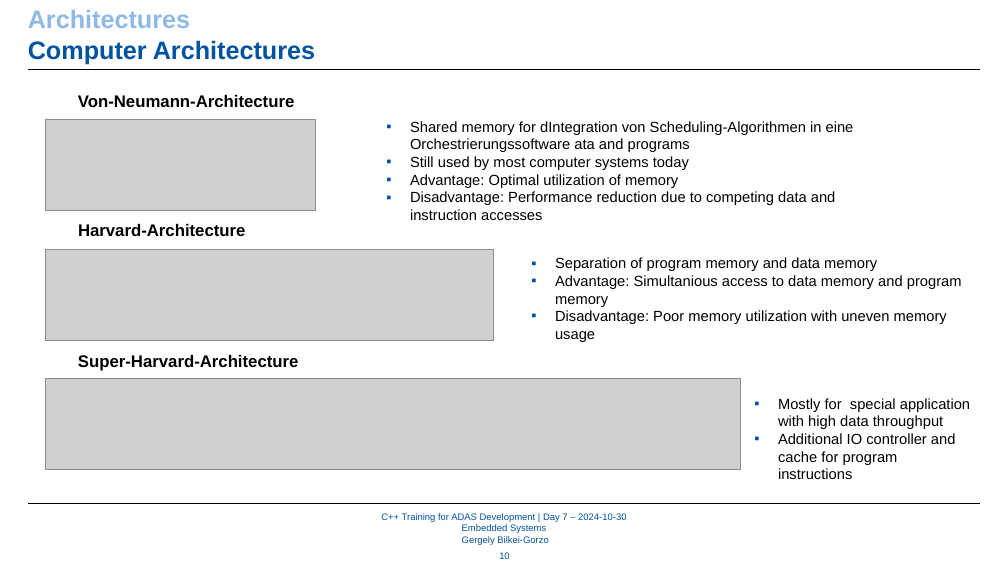
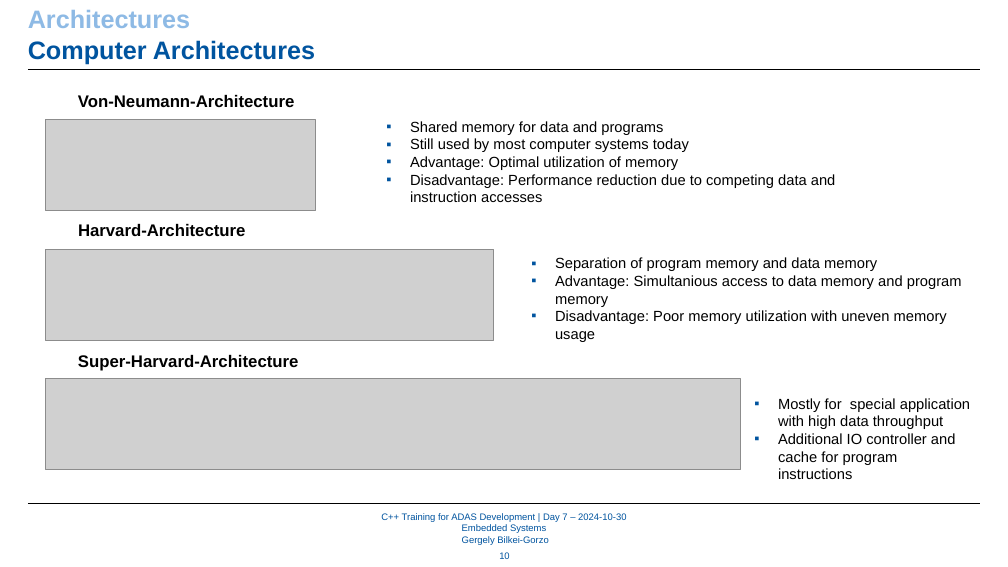
Before and after one commit to WhR4Ven/Diss_Dokument, a slide deck: slide 10 of Vortrag/07_Embedded_Systems.pptx. Drawn at 1008x567 pixels with LibreOffice and Linux fonts; fonts in the diff are those of the drawing; grey boxes stand for pictures; background and template pictures are left out. Boxes give left, top, right and bottom in pixels: in the first picture for what was removed or moved away, otherwise in the second. Text is boxed around its words. In the diff, an @@ line names an element or a change of style, - is before the commit and + after.

```diff
--- a/Vortrag/07_Embedded_Systems.pptx
+++ b/Vortrag/07_Embedded_Systems.pptx
@@ text at (410, 121, 663, 135): text changed @@
-▪ Shared memory for dIntegration von Scheduling-Algorithmen in eine Orchestrierungssoftware ata and programs
+▪ Shared memory for data and programs
```
Also in this commit, not shown: 10 other slides changed, 2 slides added, 4 slides removed.
